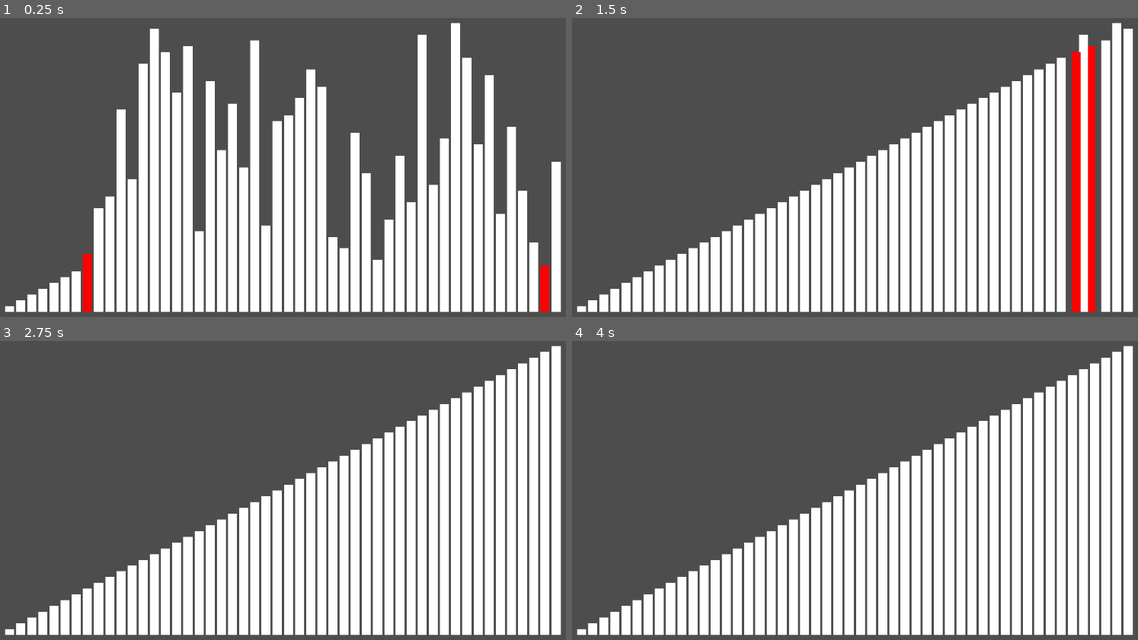
Above: before the commit, frames 1-4 (two rows, left to right).
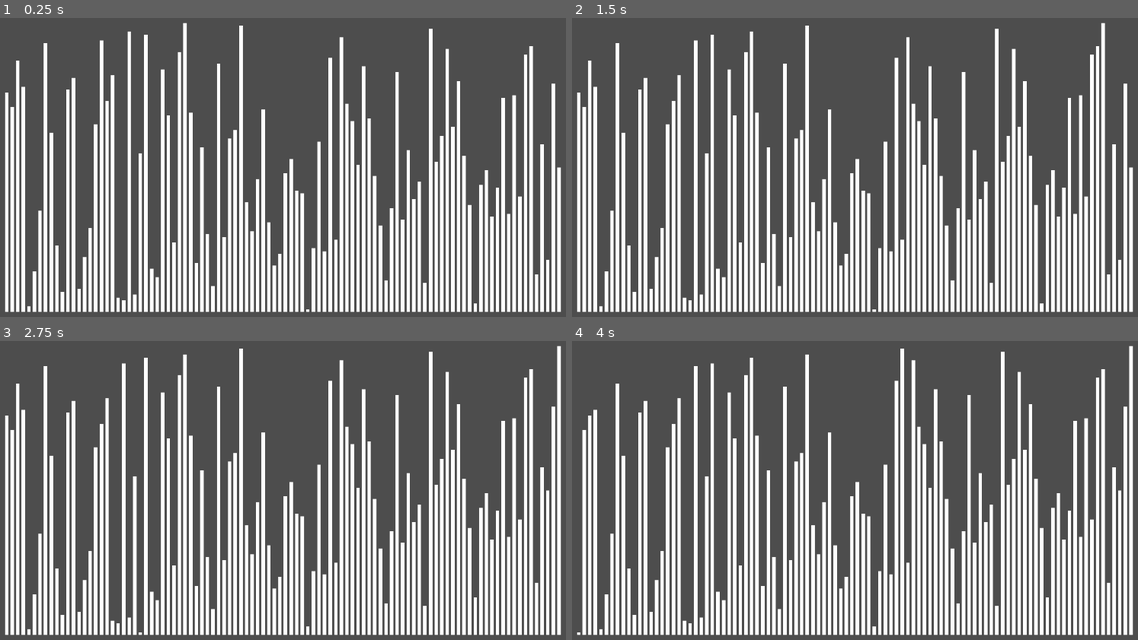
Above: after the commit, the same moments.

Repository: Shuflduf/Sorting-Algorithms-Visualiser
Game: Godot game, scene res://main.tscn
The game is run twice, just before and just after one commit, with the same random seed, the same clock (stepped at 60 frames per second) and the same inputs.
Inputs:
- Up to frame 1 (0.25 s): no input
- Up to frame 2 (1.5 s): no input
- Up to frame 3 (2.75 s): no input
- Up to frame 4 (4 s): no input

The runs differ from the first frame. In frame 1, 33% of the frame differs, in the area x 0-100%, y 1-99%; in frame 2, 33%; in frame 3, 31%; in frame 4, 30%.

Commit message:
cocktail sort

Diff:
--- a/bubble.gd
+++ b/bubble.gd
@@ -6,4 +6,4 @@
 			var bar = %Bars.get_child(i)
 			var next_bar = %Bars.get_child(i + 1)
 			if bar.custom_minimum_size.y > next_bar.custom_minimum_size.y:
-				await owner.swap_bars(i, i + 1, true if owner.speed <= 0.01 else false)
+				await owner.swap_bars(i, i + 1)
--- /dev/null
+++ b/cocktail.gd
@@ -0,0 +1,25 @@
+extends Sorter
+
+
+func sort():
+	var swapped = false
+
+	while !owner.sorted():
+		var c = %Bars.get_child_count() - (1 if !swapped else 0)
+		var c_range = range(1, c)
+
+		if swapped:
+			c_range.reverse()
+
+		for i in c_range:
+
+			var bar = %Bars.get_child(i)
+			var next_bar = %Bars.get_child(i + (-1 if swapped else 1))
+			if swapped:
+				if bar.custom_minimum_size.y < next_bar.custom_minimum_size.y:
+					await owner.swap_bars(i, i - 1)
+			else:
+				if bar.custom_minimum_size.y > next_bar.custom_minimum_size.y:
+					await owner.swap_bars(i, i + 1)
+
+		swapped = !swapped
--- a/main.gd
+++ b/main.gd
@@ -32,7 +32,7 @@
 	var first_bar = %Bars.get_child(first)
 	var second_bar = %Bars.get_child(second)
 
-	if fast:
+	if fast or speed <= 0.01:
 		await get_tree().process_frame
 	else:
 		first_bar.modulate = Color.RED
--- a/main.tscn
+++ b/main.tscn
@@ -1,9 +1,10 @@
-[gd_scene load_steps=5 format=3 uid="uid://ddlioyu0by21h"]
+[gd_scene load_steps=6 format=3 uid="uid://ddlioyu0by21h"]
 
 [ext_resource type="Script" path="res://main.gd" id="1_ki6lu"]
 [ext_resource type="PackedScene" uid="uid://d2xo0hstp1qty" path="res://bar.tscn" id="2_kwv4r"]
 [ext_resource type="Script" path="res://bubble.gd" id="3_h415j"]
 [ext_resource type="Script" path="res://selection.gd" id="4_ggfls"]
+[ext_resource type="Script" path="res://cocktail.gd" id="5_pv835"]
 
 [node name="Control" type="Control" node_paths=PackedStringArray("sorter")]
 layout_mode = 3
@@ -13,10 +14,10 @@
 grow_horizontal = 2
 grow_vertical = 2
 script = ExtResource("1_ki6lu")
-count = 50
-speed = 0.02
+count = 100
+speed = 0.0
 bar_scene = ExtResource("2_kwv4r")
-sorter = NodePath("Sorters/Selection")
+sorter = NodePath("Sorters/Cocktail")
 
 [node name="MarginContainer" type="MarginContainer" parent="."]
 layout_mode = 1
@@ -46,3 +47,6 @@
 
 [node name="Selection" type="Node" parent="Sorters"]
 script = ExtResource("4_ggfls")
+
+[node name="Cocktail" type="Node" parent="Sorters"]
+script = ExtResource("5_pv835")
--- a/selection.gd
+++ b/selection.gd
@@ -5,16 +5,13 @@
 	var checked = 0
 	while !owner.sorted():
 
-		var smallest: Panel
+		var smallest: Panel = null
 
 		for i in %Bars.get_child_count() - checked:
 			var bar = %Bars.get_child(i + checked)
 			if smallest == null or bar.custom_minimum_size.y < smallest.custom_minimum_size.y:
 				smallest = bar
 
-		await owner.swap_bars(checked, smallest.get_index(), true if owner.speed <= 0.01 else false)
+		await owner.swap_bars(checked, smallest.get_index())
 
 		checked += 1
-			#var next_bar = %Bars.get_child(i + 1)
-			#if bar.custom_minimum_size.y > next_bar.custom_minimum_size.y:
-				#await owner.swap_bars(i, i + 1, true if owner.speed <= 0.01 else false)
